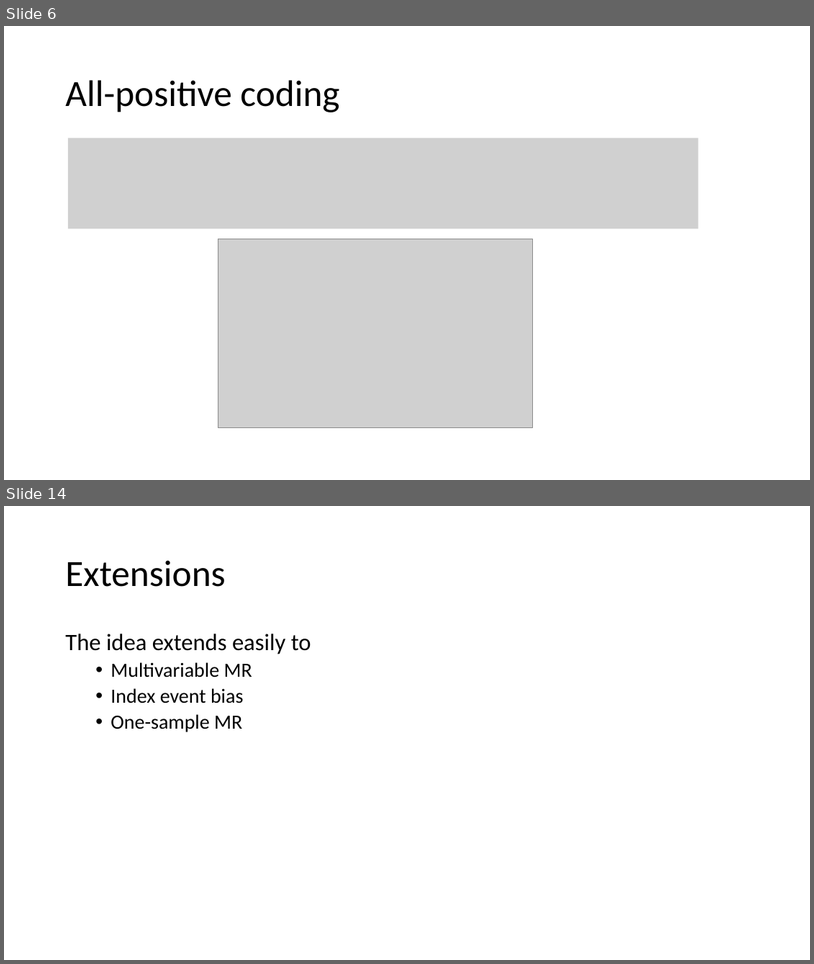
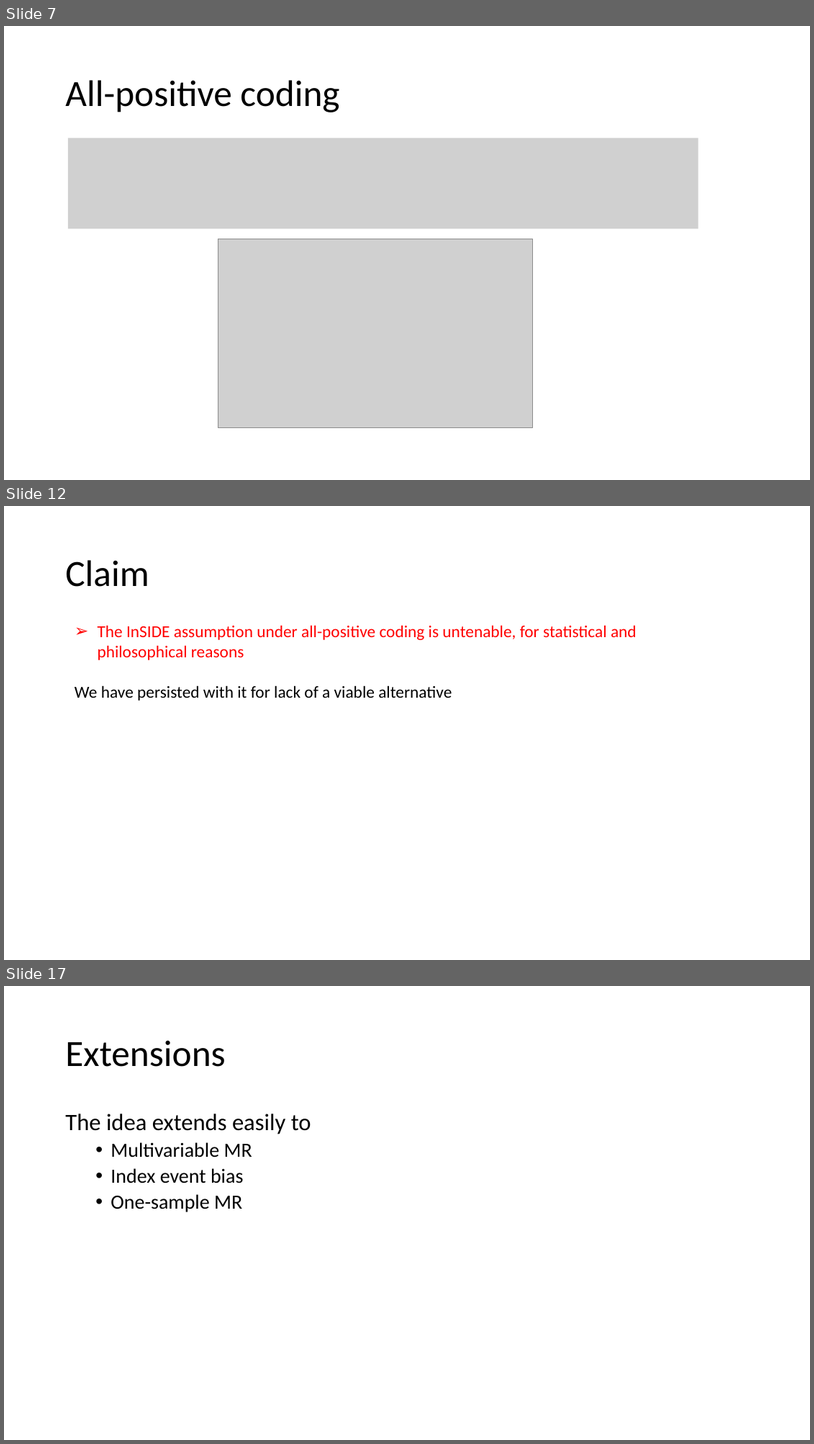
Before and after one commit to DudbridgeLab/mr-grip, a slide deck: GRIP.pptx. Shown one above the other, each under a label of ours: slides 6 and 14 before the commit, slides 7, 12 and 17 after it; the slides between them are not shown. The pictures are 814x964 and 814x1444 pixels, drawn with LibreOffice and Linux fonts; fonts in the diff are those of the drawing; grey boxes stand for pictures. Boxes give left, top, right and bottom in pixels: in the first picture for what was removed or moved away, otherwise in the second. Text is boxed around its words. In the diff, an @@ line names an element or a change of style, - is before the commit and + after.

```diff
--- a/GRIP.pptx
+++ b/GRIP.pptx
@@ slide 12 added at (4,506,810,960), background #FFFFFF @@
@@ title added at (65,560,149,587), 44 pt, text #000000 @@
+Claim
@@ text added at (75,625,637,700), 20 pt, text #FF0000 @@
+➢ The InSIDE assumption under all-positive coding is untenable, for statistical and philosophical reasons
+We have persisted with it for lack of a viable alternative
@@ what was slide 6 is now slide 7 @@
@@ what was slide 14 is now slide 17 @@
```
Also in this commit, not shown: 7 slides changed, 7 other slides added, 5 slides removed, 1 other file.
